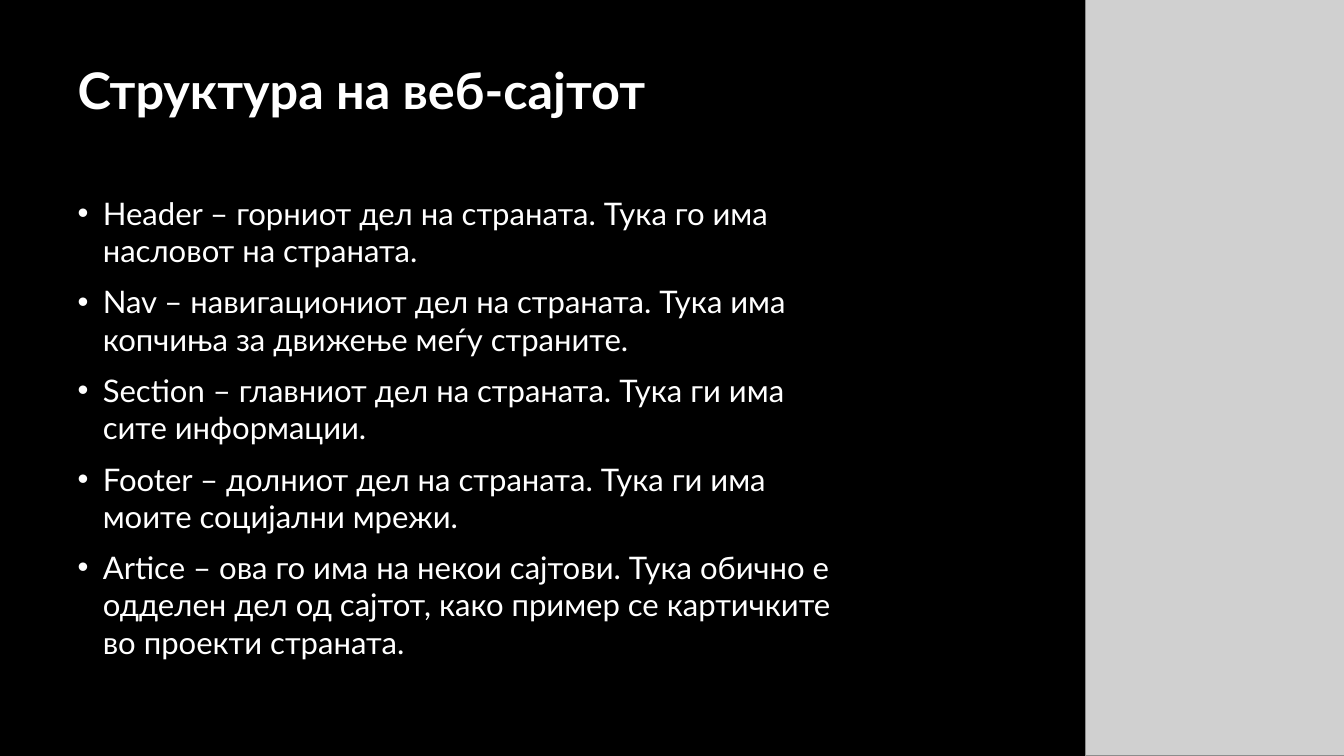
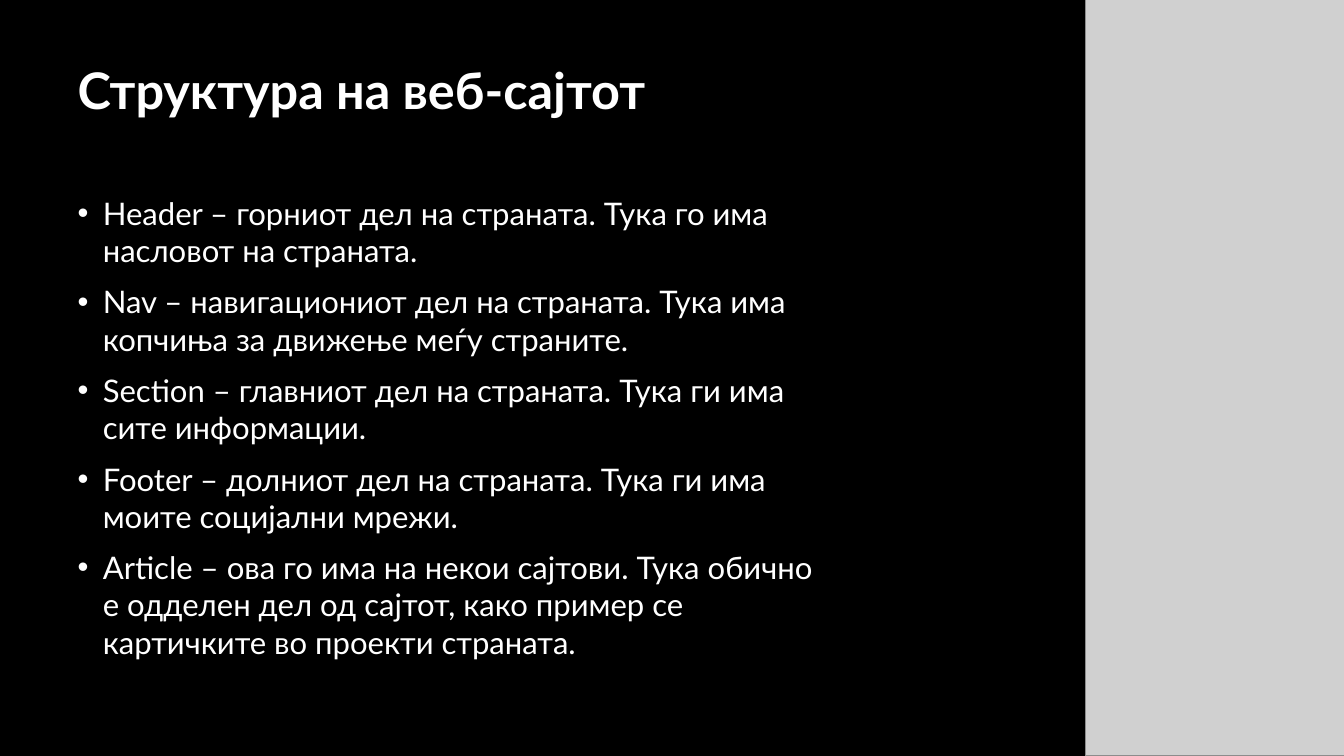
Before and after one commit to JakeThePygrammer/Main, a slide deck: slide 3 of Work/Web Programming with Python + AI/HTML and CSS/Other/HTML solo project/Presantation.pptx. Drawn at 1344x756 pixels with LibreOffice and Linux fonts; fonts in the diff are those of the drawing; grey boxes stand for pictures. Boxes give left, top, right and bottom in pixels: in the first picture for what was removed or moved away, otherwise in the second. Text is boxed around its words. In the diff, an @@ line names an element or a change of style, - is before the commit and + after.

Commit message:
Project work

```diff
--- a/Work/Web Programming with Python + AI/HTML and CSS/Other/HTML solo project/Presantation.pptx
+++ b/Work/Web Programming with Python + AI/HTML and CSS/Other/HTML solo project/Presantation.pptx
@@ text at (103,556,813,660): text changed @@
-• Artice – ова го има на некои сајтови. Тука обично е одделен дел од сајтот, како пример се картичките во проекти страната.
+• Article – ова го има на некои сајтови. Тука обично е одделен дел од сајтот, како пример се картичките во проекти страната.
```
